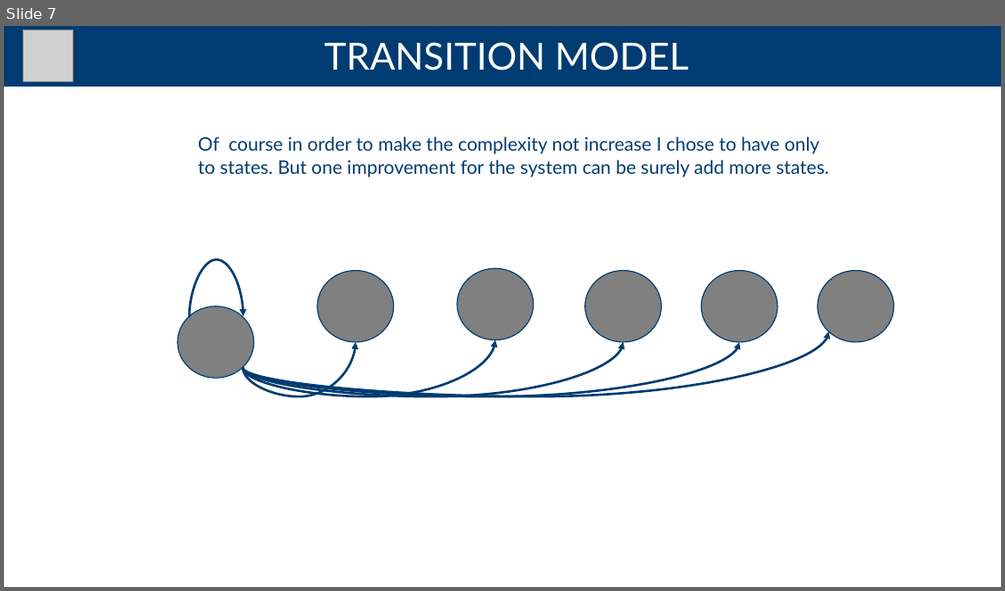
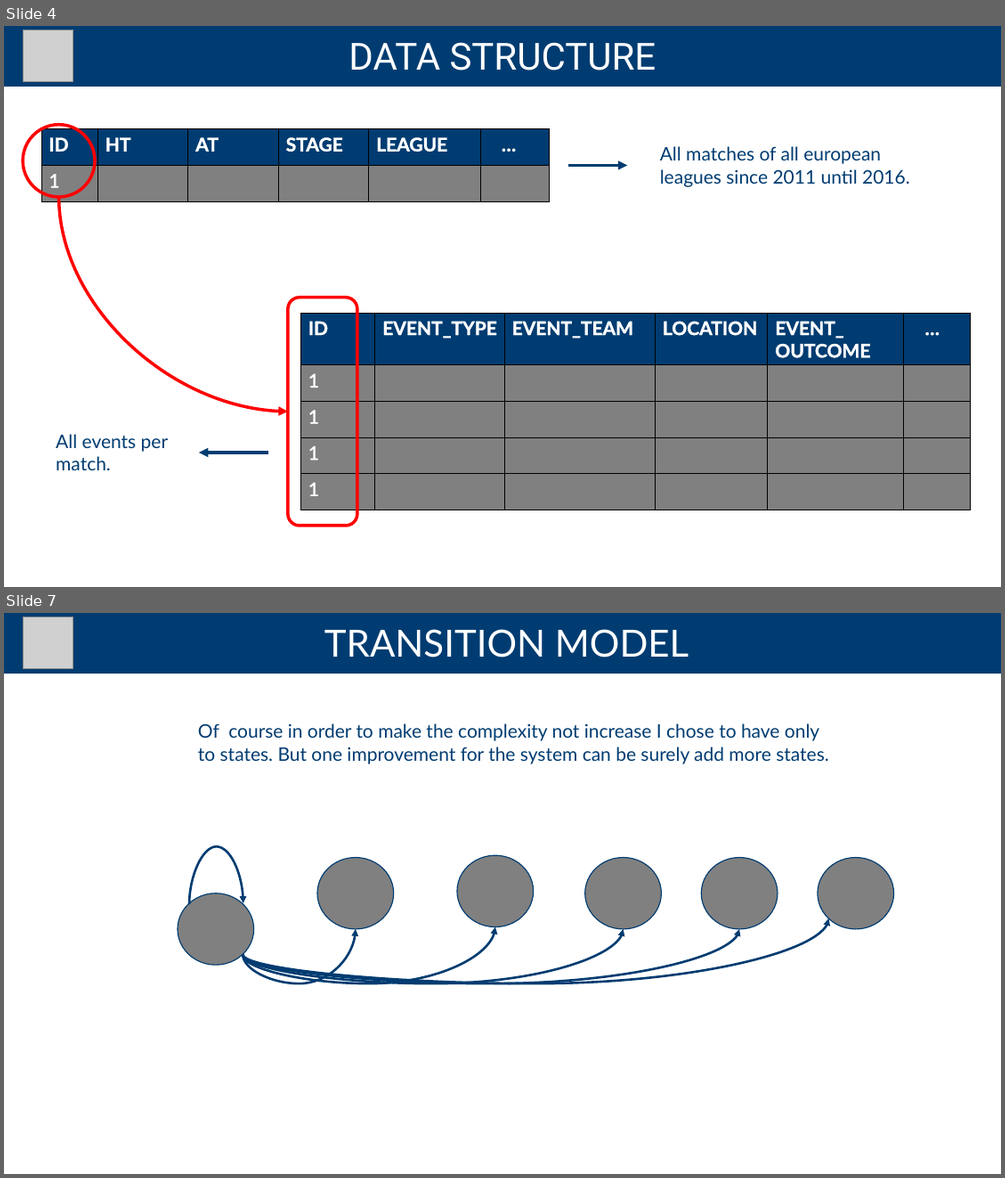
Before and after one commit to andreaTufo/FootballBettingDetectionSystem, a slide deck: presentation/presentation.pptx. Shown one above the other, each under a label of ours: slide 7 before the commit, slides 4 and 7 after it; the slides between them are not shown. The pictures are 1005x591 and 1005x1178 pixels, drawn with LibreOffice and Linux fonts; fonts in the diff are those of the drawing; grey boxes stand for pictures. Boxes give left, top, right and bottom in pixels: in the first picture for what was removed or moved away, otherwise in the second. Text is boxed around its words. In the diff, an @@ line names an element or a change of style, - is before the commit and + after.

```diff
--- a/presentation/presentation.pptx
+++ b/presentation/presentation.pptx
@@ slide 4 added at (x1=4, y1=26, x2=1001, y2=587), background #FFFFFF @@
@@ rectangle added at (x1=4, y1=26, x2=1001, y2=86), fill #003C71, outline #003C71 1 pt @@
@@ picture added at (x1=23, y1=30, x2=73, y2=81) @@
@@ title added at (x1=348, y1=42, x2=656, y2=70), 36 pt, text #FFFFFF @@
+DATA STRUCTURE
@@ ellipse added at (x1=23, y1=125, x2=95, y2=197), outline #FF0000 3 pt @@
@@ table added at (x1=41, y1=129, x2=550, y2=201), 2 rows, 6 columns @@
+ID | HT | AT | STAGE | LEAGUE | …
+1 |  |  |  |  | 
@@ text added at (x1=660, y1=146, x2=910, y2=187), 18 pt, text #003C71 @@
+All matches of all european leagues since 2011 until 2016.
@@ arrow added from (568, 165) to (628, 165), #003C71 3 pt @@
@@ curved arrow added from (58, 197) to (288, 411), #FF0000 3 pt @@
@@ rounded rectangle added at (x1=288, y1=297, x2=357, y2=525), outline #FF0000 3 pt @@
@@ table added at (x1=301, y1=313, x2=970, y2=510), 5 rows, 6 columns @@
+ID | EVENT_TYPE | EVENT_TEAM | LOCATION | EVENT_ / OUTCOME | …
+1 |  |  |  |  | 
+1 |  |  |  |  | 
+1 |  |  |  |  | 
+1 |  |  |  |  | 
@@ text added at (x1=56, y1=434, x2=168, y2=470), 18 pt, text #003C71 @@
+All events per
+match.
@@ arrow added from (268, 452) to (199, 452), #003C71 3 pt @@
```
Also in this commit, not shown: 9 slides changed, 4 other slides added, 3 slides removed.
